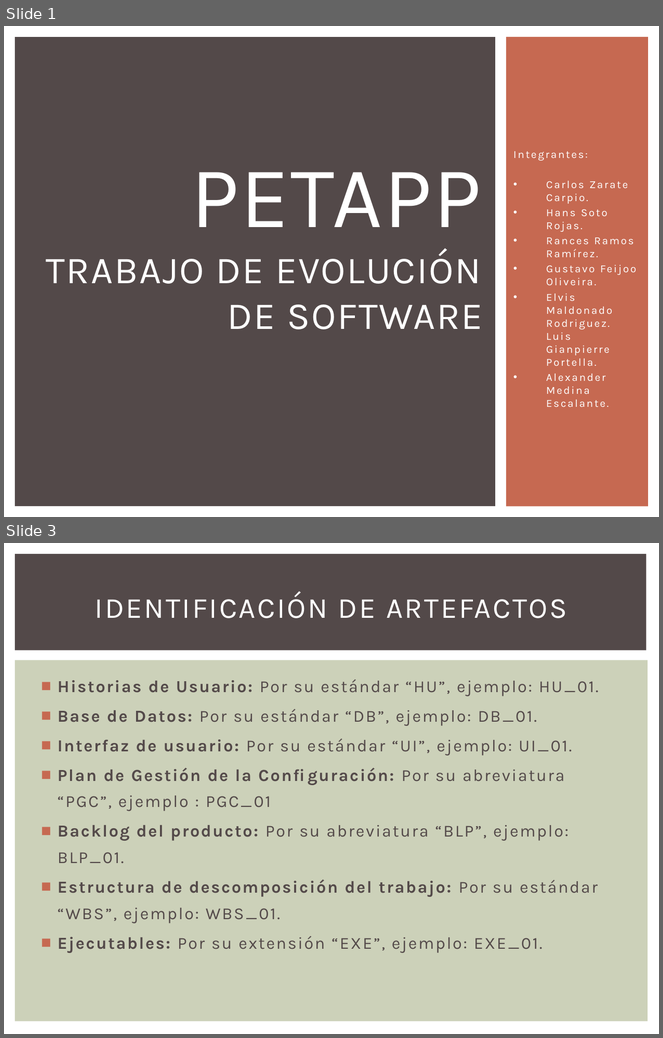
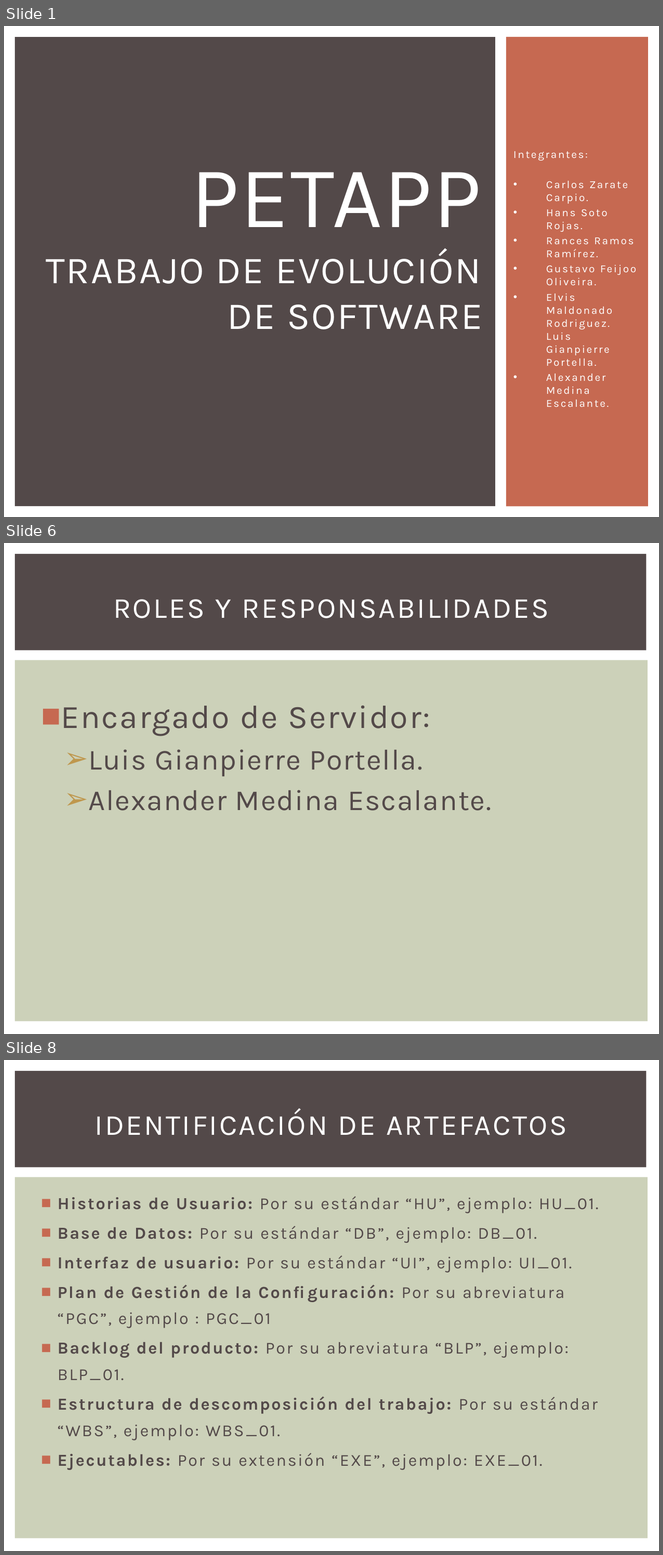
Before and after one commit to gianpierrepb/PetAPPEVO, a slide deck: Documentos/PETAPP.pptx. Shown one above the other, each under a label of ours: slides 1 and 3 before the commit, slides 1, 6 and 8 after it; the slides between them are not shown. The pictures are 663x1038 and 663x1555 pixels, drawn with LibreOffice and Linux fonts; fonts in the diff are those of the drawing. Boxes give left, top, right and bottom in pixels: in the first picture for what was removed or moved away, otherwise in the second. Text is boxed around its words. In the diff, an @@ line names an element or a change of style, - is before the commit and + after.

```diff
--- a/Documentos/PETAPP.pptx
+++ b/Documentos/PETAPP.pptx
@@ slide 6 added at (4,543,659,1034), background #FFFFFF; not listed: 2 template elements that a slide beside it also shows @@
@@ title added at (113,599,549,618), 32 pt, text #FFFFFF @@
+ROLES Y RESPONSABILIDADES
@@ text added at (61,705,491,811), 32 pt, text #534949 @@
+■ Encargado de Servidor:
+  ➢ Luis Gianpierre Portella.
+  ➢ Alexander Medina Escalante.
@@ what was slide 3 is now slide 8 @@
```
Also in this commit, not shown: 1 slide changed, 4 other slides added, 2 other files.
